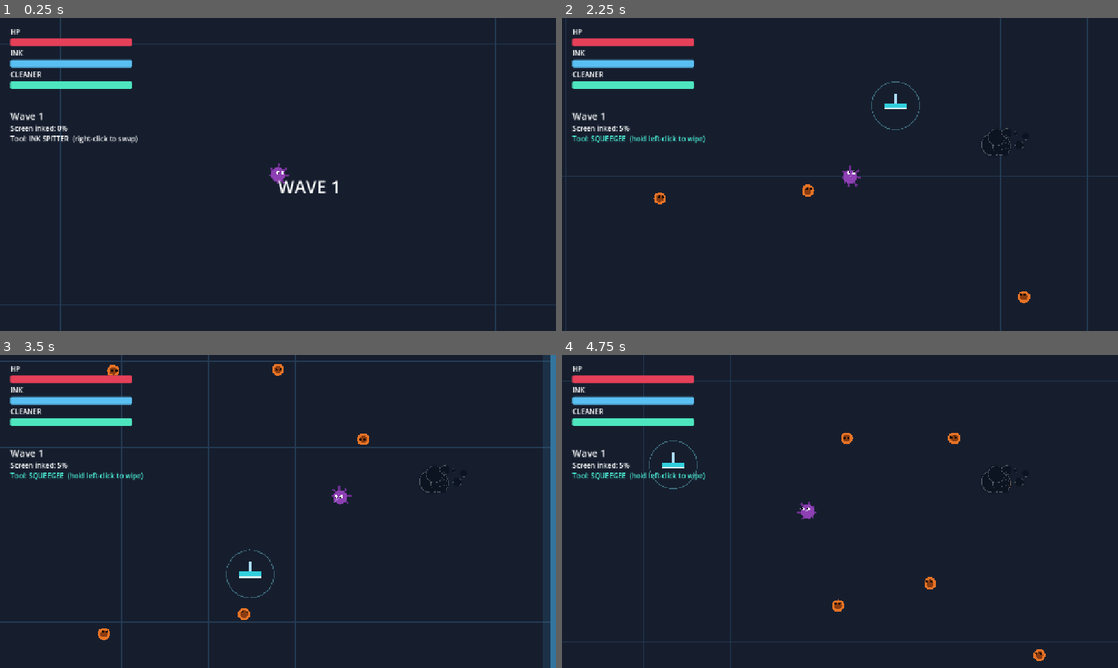
Above: before the commit, frames 1-4 (two rows, left to right).
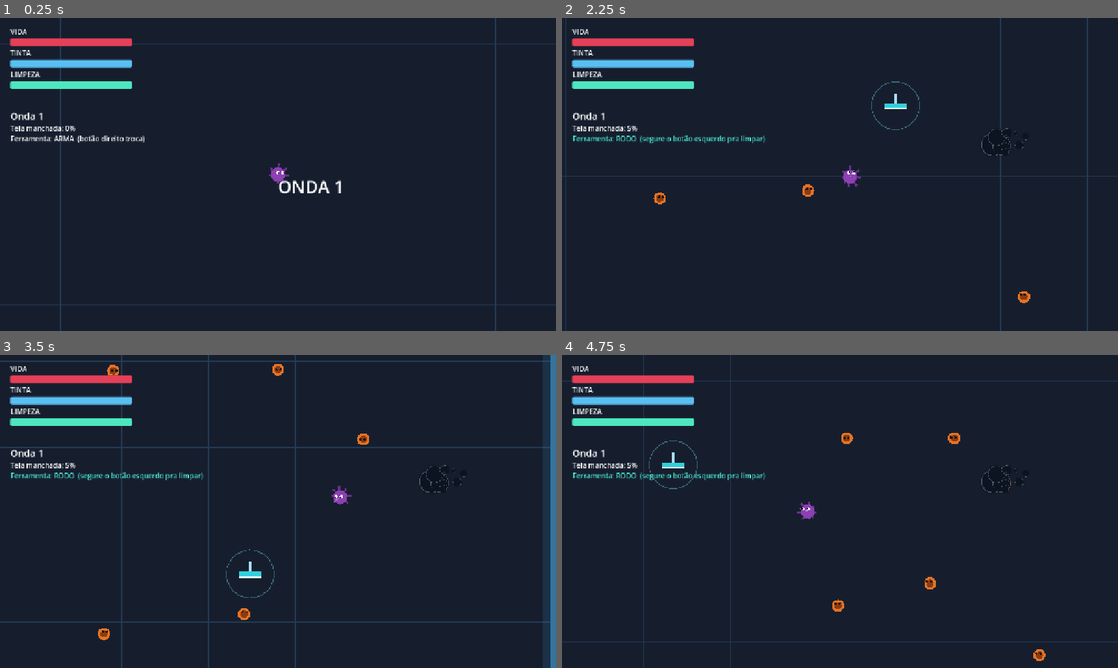
Above: after the commit, the same moments.

Repository: Ruan-Pablo-Oli/octo-ink-hell
Game: Godot game, scene res://scenes/main.tscn
Same seed, same stepped clock (60 frames per second), same inputs: the game is played once before the commit and once after it.
Inputs (mouse positions are in pixels of both pictures, inside the frame that each line leads up to):
- Up to frame 1 (0.25 s): no input
- Up to frame 2 (2.25 s): tap Enter at 0.5, 1.25, 2 s; move the mouse to (962, 158) at 0.52 s; hold D (move_right) 0.53-1.28 s; tap Space (dash) at 0.6, 1.35 s; click (962, 158) at 0.67 s; move the mouse to (728, 190) at 1.27 s; hold S (move_down) 1.28-2.03 s; move the mouse to (895, 105) at 2.02 s; hold D (move_right) from 2.03 s (still down); right-click (895, 105) at 2.1 s
- Up to frame 3 (3.5 s): tap Space (dash) at 2.3, 3.05 s; tap Enter at 2.75 s; move the mouse to (250, 574) at 2.77 s; release D (move_right) at 2.78 s; hold W (move_up) from 2.78 s (still down); click (250, 574) at 2.85 s
- Up to frame 4 (4.75 s): tap Enter at 3.5, 4.25 s; move the mouse to (1006, 558) at 3.52 s; release W (move_up) at 3.53 s; hold A (move_left) from 3.53 s (still down); tap Shift at 3.6 s; tap Space (dash) at 3.8, 4.55 s; move the mouse to (673, 464) at 4.27 s; tap 1 at 4.35 s

The runs differ from the first frame. In frame 1, 1.0% of the frame differs, in the area x 1-62%, y 3-56%; in frame 2, 0.8%; in frame 3, 0.8%; in frame 4, 0.8%.

Commit message:
update: Traduz textos do jogo para português
Traduz HUD, tela de melhorias, categorias e os nomes/descrições das
melhorias, armas e inimigos. Corrige o display_name do shooter, que
estava como "Swarmer".

Diff:
--- a/resources/enemies/shooter.tres
+++ b/resources/enemies/shooter.tres
@@ -4,5 +4,5 @@
 
 [resource]
 script = ExtResource("1")
-display_name = "Swarmer"
+display_name = "Atirador"
 body_color = Color(2.2140146e-06, 0.694925, 0.5672074, 1)
--- a/resources/enemies/swarmer.tres
+++ b/resources/enemies/swarmer.tres
@@ -4,7 +4,7 @@
 
 [resource]
 script = ExtResource("1")
-display_name = "Swarmer"
+display_name = "Enxameador"
 max_health = 20.0
 move_speed = 120.0
 contact_damage = 8.0
--- a/resources/enemy_data.gd
+++ b/resources/enemy_data.gd
@@ -1,7 +1,7 @@
 extends Resource
 class_name EnemyData
 
-@export var display_name: String = "Enemy"
+@export var display_name: String = "Inimigo"
 @export var max_health: float = 20.0
 @export var move_speed: float = 120.0
 @export var contact_damage: float = 8.0
--- a/resources/upgrade_data.gd
+++ b/resources/upgrade_data.gd
@@ -3,7 +3,7 @@
 
 enum Category { OFFENSIVE, MOBILITY, UTILITY }
 
-@export var display_name: String = "Upgrade"
+@export var display_name: String = "Melhoria"
 @export_multiline var description: String = ""
 @export var category: Category = Category.OFFENSIVE
 @export var effects: Array[UpgradeEffect] = []
@@ -13,11 +13,11 @@
 static func category_name(cat: Category) -> String:
 	match cat:
 		Category.OFFENSIVE:
-			return "OFFENSIVE"
+			return "OFENSIVA"
 		Category.MOBILITY:
-			return "MOBILITY"
+			return "MOBILIDADE"
 		_:
-			return "UTILITY"
+			return "UTILIDADE"
 
 
 static func category_color(cat: Category) -> Color:
--- a/resources/upgrades/acid_ink.tres
+++ b/resources/upgrades/acid_ink.tres
@@ -10,7 +10,7 @@
 
 [resource]
 script = ExtResource("2_omjfa")
-display_name = "Acid Ink"
-description = "Corrosive ink punches through one extra enemy."
+display_name = "Tinta Ácida"
+description = "Tinta corrosiva atravessa um inimigo a mais."
 effects = Array[ExtResource("1_s4603")]([SubResource("Resource_upm75")])
 max_stacks = 2
--- a/resources/upgrades/agile_swim.tres
+++ b/resources/upgrades/agile_swim.tres
@@ -10,7 +10,7 @@
 
 [resource]
 script = ExtResource("2_tjddv")
-display_name = "Agile Swim"
-description = "+15% movement speed."
+display_name = "Nado Ágil"
+description = "+15% de velocidade de movimento."
 category = 1
 effects = Array[ExtResource("1_awttp")]([SubResource("Resource_p184e")])
--- a/resources/upgrades/backwash.tres
+++ b/resources/upgrades/backwash.tres
@@ -10,7 +10,7 @@
 
 [resource]
 script = ExtResource("2_a6xu8")
-display_name = "Backwash"
-description = "-30% dash cooldown."
+display_name = "Contracorrente"
+description = "-30% de recarga do dash."
 category = 1
 effects = Array[ExtResource("1_dsnp7")]([SubResource("Resource_fwxo2")])
--- a/resources/upgrades/concentrated_solvent.tres
+++ b/resources/upgrades/concentrated_solvent.tres
@@ -10,7 +10,7 @@
 
 [resource]
 script = ExtResource("2_o3ye7")
-display_name = "Concentrated Solvent"
-description = "-35% cleaning fluid per stain wiped."
+display_name = "Solvente Concentrado"
+description = "-35% de fluido de limpeza por mancha limpa."
 category = 2
 effects = Array[ExtResource("1_y77d3")]([SubResource("Resource_1ru7r")])
--- a/resources/upgrades/dense_ink.tres
+++ b/resources/upgrades/dense_ink.tres
@@ -14,6 +14,6 @@
 
 [resource]
 script = ExtResource("2_4uoum")
-display_name = "Dense Ink"
-description = "Thicker ink hits harder — and leaves a bigger stain on the glass."
+display_name = "Tinta Densa"
+description = "Tinta mais grossa bate mais forte — e deixa uma mancha maior no vidro."
 effects = Array[ExtResource("1_tvj6p")]([SubResource("Resource_bquwc"), SubResource("Resource_ew3x6")])
--- a/resources/upgrades/diluted_ink.tres
+++ b/resources/upgrades/diluted_ink.tres
@@ -19,8 +19,8 @@
 
 [resource]
 script = ExtResource("2_oa8aw")
-display_name = "Diluted Ink"
-description = "Runnier ink stains far less, but hits softer. Sight over power."
+display_name = "Tinta Diluída"
+description = "Tinta mais rala mancha bem menos, mas bate mais fraco. Visão no lugar de poder."
 category = 2
 effects = Array[ExtResource("1_i52yb")]([SubResource("Resource_lkkk3"), SubResource("Resource_7fo1a"), SubResource("Resource_0s648")])
 max_stacks = 2
--- a/resources/upgrades/extra_gland.tres
+++ b/resources/upgrades/extra_gland.tres
@@ -15,7 +15,7 @@
 
 [resource]
 script = ExtResource("2_ji18r")
-display_name = "Extra Gland"
-description = "+30 max ink and faster regeneration."
+display_name = "Glândula Extra"
+description = "+30 de tinta máxima e regeneração mais rápida."
 category = 2
 effects = Array[ExtResource("1_3rfa1")]([SubResource("Resource_hjpkm"), SubResource("Resource_7v3la")])
--- a/resources/upgrades/hair_trigger.tres
+++ b/resources/upgrades/hair_trigger.tres
@@ -10,6 +10,6 @@
 
 [resource]
 script = ExtResource("2_jatt5")
-display_name = "Hair Trigger"
-description = "+30% fire rate. The screen cakes up that much faster."
+display_name = "Gatilho Leve"
+description = "+30% de cadência de tiro. A tela suja na mesma velocidade."
 effects = Array[ExtResource("1_yo1rb")]([SubResource("Resource_bjhbi")])
--- a/resources/upgrades/ink_trail.tres
+++ b/resources/upgrades/ink_trail.tres
@@ -10,8 +10,8 @@
 
 [resource]
 script = ExtResource("2_w4j28")
-display_name = "Ink Trail"
-description = "Your dash leaves a trail of ink that burns enemies who touch it."
+display_name = "Rastro de Tinta"
+description = "Seu dash deixa um rastro de tinta que queima os inimigos que encostam nele."
 category = 1
 effects = Array[ExtResource("1_w825w")]([SubResource("Resource_m3i4e")])
 max_stacks = 1
--- a/resources/upgrades/jet_propulsion.tres
+++ b/resources/upgrades/jet_propulsion.tres
@@ -10,7 +10,7 @@
 
 [resource]
 script = ExtResource("2_5toul")
-display_name = "Jet Propulsion"
-description = "Your dash carries you 50% further."
+display_name = "Propulsão a Jato"
+description = "Seu dash te leva 50% mais longe."
 category = 1
 effects = Array[ExtResource("1_7t3v1")]([SubResource("Resource_gnhh6")])
--- a/resources/upgrades/triple_jet.tres
+++ b/resources/upgrades/triple_jet.tres
@@ -15,7 +15,7 @@
 
 [resource]
 script = ExtResource("2_nokj2")
-display_name = "Triple Jet"
-description = "Spit two extra projectiles per shot. Thirsty work."
+display_name = "Jato Triplo"
+description = "Cospe dois projéteis a mais por tiro. Dá sede."
 effects = Array[ExtResource("1_6x1if")]([SubResource("Resource_e228g"), SubResource("Resource_suve3")])
 max_stacks = 2
--- a/resources/upgrades/wide_squeegee.tres
+++ b/resources/upgrades/wide_squeegee.tres
@@ -10,7 +10,7 @@
 
 [resource]
 script = ExtResource("2_87pa5")
-display_name = "Wide Squeegee"
-description = "+40% wipe radius — clear more glass per stroke."
+display_name = "Rodo Largo"
+description = "+40% de raio de limpeza — mais vidro limpo por passada."
 category = 2
 effects = Array[ExtResource("1_77tub")]([SubResource("Resource_yx3a4")])
--- a/resources/weapon_data.gd
+++ b/resources/weapon_data.gd
@@ -1,7 +1,7 @@
 extends Resource
 class_name WeaponData
 
-@export var display_name: String = "Weapon"
+@export var display_name: String = "Arma"
 
 @export var ink_cost: float = 6.0
 @export var fire_rate: float = 6.0
--- a/resources/weapons/basic_ink.tres
+++ b/resources/weapons/basic_ink.tres
@@ -4,7 +4,7 @@
 
 [resource]
 script = ExtResource("1")
-display_name = "Ink Spitter"
+display_name = "Arma de Tinta"
 ink_cost = 6.0
 fire_rate = 6.0
 projectile_speed = 640.0
--- a/resources/weapons/dash_ink.tres
+++ b/resources/weapons/dash_ink.tres
@@ -4,7 +4,7 @@
 
 [resource]
 script = ExtResource("1")
-display_name = "Dash Ink"
+display_name = "Tinta de Dash"
 ink_cost = 0.0
 fire_rate = 0.0
 projectile_speed = 0.0
--- a/scripts/ui/hud.gd
+++ b/scripts/ui/hud.gd
@@ -22,26 +22,26 @@
 	box.add_theme_constant_override("separation", 4)
 	root.add_child(box)
 
-	box.add_child(_label("HP"))
+	box.add_child(_label("VIDA"))
 	_hp_bar = _make_bar(Color(0.9, 0.25, 0.35))
 	box.add_child(_hp_bar)
-	box.add_child(_label("INK"))
+	box.add_child(_label("TINTA"))
 	_ink_bar = _make_bar(Color(0.35, 0.75, 0.95))
 	box.add_child(_ink_bar)
-	box.add_child(_label("CLEANER"))
+	box.add_child(_label("LIMPEZA"))
 	_cleaner_bar = _make_bar(Color(0.3, 0.9, 0.75))
 	box.add_child(_cleaner_bar)
 
-	_wave_label = _label("Wave 1")
+	_wave_label = _label("Onda 1")
 	_wave_label.add_theme_font_size_override("font_size", 22)
 	_wave_label.position = Vector2(24, 210)
 	root.add_child(_wave_label)
 
-	_dirty_label = _label("Screen inked: 0%")
+	_dirty_label = _label("Tela manchada: 0%")
 	_dirty_label.position = Vector2(24, 242)
 	root.add_child(_dirty_label)
 
-	_tool_label = _label("Tool: INK SPITTER  (right-click to swap)")
+	_tool_label = _label("Ferramenta: ARMA  (botão direito troca)")
 	_tool_label.position = Vector2(24, 266)
 	root.add_child(_tool_label)
 
@@ -83,24 +83,24 @@
 
 func _on_clean_mode(active: bool) -> void:
 	if active:
-		_tool_label.text = "Tool: SQUEEGEE  (hold left-click to wipe)"
+		_tool_label.text = "Ferramenta: RODO  (segure o botão esquerdo pra limpar)"
 		_tool_label.add_theme_color_override("font_color", Color(0.3, 0.95, 0.85))
 	else:
-		_tool_label.text = "Tool: INK SPITTER  (right-click to swap)"
+		_tool_label.text = "Ferramenta: ARMA  (botão direito troca)"
 		_tool_label.add_theme_color_override("font_color", Color.WHITE)
 
 
 func _on_dirty(value: float) -> void:
-	_dirty_label.text = "Screen inked: %d%%" % roundi(value * 100.0)
+	_dirty_label.text = "Tela manchada: %d%%" % roundi(value * 100.0)
 
 
 func _on_wave_started(number: int) -> void:
-	_wave_label.text = "Wave %d" % number
-	_flash("WAVE %d" % number)
+	_wave_label.text = "Onda %d" % number
+	_flash("ONDA %d" % number)
 
 
 func _on_wave_completed(number: int) -> void:
-	_flash("Wave %d cleared!" % number)
+	_flash("Onda %d limpa!" % number)
 
 
 func _on_upgrades_changed() -> void:
@@ -116,7 +116,7 @@
 
 
 func _on_died() -> void:
-	_msg_label.text = "GAME OVER\nrestarting..."
+	_msg_label.text = "FIM DE JOGO\nreiniciando..."
 	_msg_label.modulate.a = 1.0
 
 
--- a/scripts/ui/upgrade_screen.gd
+++ b/scripts/ui/upgrade_screen.gd
@@ -55,7 +55,7 @@
 	_root.add_child(column)
 
 	_title = Label.new()
-	_title.text = "CHOOSE AN UPGRADE"
+	_title.text = "ESCOLHA UMA MELHORIA"
 	_title.horizontal_alignment = HORIZONTAL_ALIGNMENT_CENTER
 	_title.add_theme_font_size_override("font_size", 34)
 	_title.add_theme_color_override("font_color", Color.WHITE)
@@ -95,7 +95,7 @@
 	column.add_child(_cards_box)
 
 	var hint := Label.new()
-	hint.text = "click a card, or press 1 / 2 / 3"
+	hint.text = "clique numa carta, ou aperte 1 / 2 / 3"
 	hint.horizontal_alignment = HORIZONTAL_ALIGNMENT_CENTER
 	hint.add_theme_color_override("font_color", Color(0.7, 0.75, 0.85))
 	column.add_child(hint)
@@ -108,7 +108,7 @@
 		GameEvents.upgrade_selected.emit(null)
 		return
 
-	_title.text = "WAVE %d CLEARED - CHOOSE AN UPGRADE" % number
+	_title.text = "ONDA %d LIMPA - ESCOLHA UMA MELHORIA" % number
 	for child in _cards_box.get_children():
 		_cards_box.remove_child(child)
 		child.queue_free()
@@ -172,7 +172,7 @@
 
 	var stacks := Label.new()
 	var owned := system.stacks_of(upgrade) if system else 0
-	stacks.text = "owned %d/%d" % [owned, upgrade.max_stacks] if upgrade.max_stacks > 0 else "owned %d" % owned
+	stacks.text = "você tem %d/%d" % [owned, upgrade.max_stacks] if upgrade.max_stacks > 0 else "você tem %d" % owned
 	stacks.add_theme_font_size_override("font_size", 13)
 	stacks.add_theme_color_override("font_color", Color(0.55, 0.6, 0.7))
 	box.add_child(stacks)
@@ -225,14 +225,14 @@
 
 
 func _update_timer_text() -> void:
-	_timer_label.text = "auto-pick in %ds" % ceili(_time_left)
+	_timer_label.text = "sorteio automático em %ds" % ceili(_time_left)
 
 
 func _start_roulette() -> void:
 	_phase = Phase.SPINNING
 	_hovered = -1
 	_timer_bar.value = 0.0
-	_timer_label.text = "out of time, drawing for you"
+	_timer_label.text = "tempo esgotado, sorteando pra você"
 	var target := randi() % _choices.size()
 	_spin_steps = _choices.size() * 3 + target
 	_spin_step = 0
@@ -251,7 +251,7 @@
 	if _spin_step >= _spin_steps:
 		_phase = Phase.SETTLING
 		_settle = SPIN_SETTLE
-		_timer_label.text = "drew: %s" % _choices[_spin_index].display_name
+		_timer_label.text = "sorteado: %s" % _choices[_spin_index].display_name
 		_refresh_cards()
 		return
 	var progress := float(_spin_step) / float(_spin_steps)
